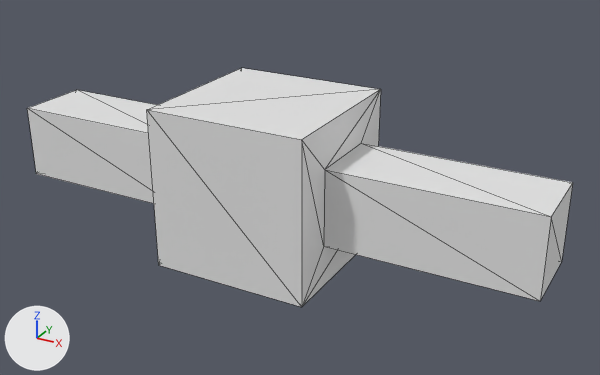
An edit to the glTF model assets/uwu.gltf, drawn before and after from the same camera.
Rendered twice from a 50 mm camera at (4.85, -8.04, 3.98) aimed at (0.35, 0.14, -0.11). The axes (+X, +Y, +Z) are drawn at lower left. The lights are the same throughout. Mesh edges are drawn as thin lines.

The scene before the commit, as lines of its bpy script (objects in view):
```python
me_cube = bpy.data.meshes.new('Cube')
me_cube.from_pydata(...)  # 24 vertices, 44 faces; spans x -3.47..3.47, y -1.0..1.0, z -1.0..1.0
me_cube.materials.append(mat_material)  # white #e7e7e7
ob_cube = bpy.data.objects.new('Cube', me_cube)
ob_cube.location = (0.0, 0.0, 0.0)
```
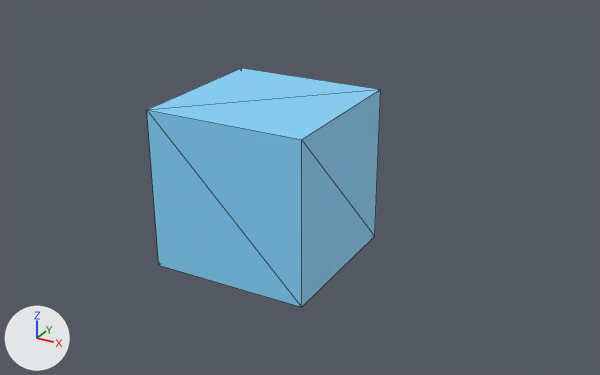
Pixel boxes [x1, y1, x2, y2] of what changed, in the pictures (600 x 375 px):
'Cube', reshaped (57% narrower)
    before: [27, 68, 573, 307]
    after: [147, 68, 381, 307]
part 1 of me_cube, cut back
    before: [302, 90, 573, 306]
    after: [302, 90, 381, 306]
part 2 of me_cube, cut back
    before: [27, 90, 157, 203]
part 3 of me_cube, recoloured
    both: [147, 68, 381, 307]

The change, as a list of edits to the scene's bpy script:
```text
Add mat_defaultmaterial:
    mat_defaultmaterial = bpy.data.materials.new('DefaultMaterial')
    mat_defaultmaterial.use_nodes = True; mat_defaultmaterial.node_tree.nodes.clear()
    _N = mat_defaultmaterial.node_tree.nodes; _L = mat_defaultmaterial.node_tree.links
    n0 = _N.new('ShaderNodeOutputMaterial'); n0.name = 'Material Output'
    n1 = _N.new('ShaderNodeBsdfPrincipled'); n1.name = 'Principled BSDF'
    n2 = _N.new('ShaderNodeVertexColor'); n2.name = 'Color Attribute'
    _L.new(n1.outputs[0], n0.inputs[0])  # 'BSDF' to 'Surface'
    _L.new(n2.outputs[0], n1.inputs[0])  # 'Color' to 'Base Color'
Change me_cube:
    used by ob_cube; location = (0.0, 0.0, 0.0)
    remove me_cube.from_pydata(...)  # 24 vertices, 44 faces; spans x -3.47..3.47, y -1.0..1.0, z -1.0..1.0
    add me_cube.from_pydata(...)  # 8 vertices, 12 faces; spans x -1.0..1.0, y -1.0..1.0, z -1.0..1.0
    me_cube part 1
    8 vertices are removed from x 1.0..3.47, y -0.48..0.48, z -0.48..0.48
    18 faces are deleted
    2 new faces join them
    me_cube part 2
    8 vertices are removed from x -3.47..-1.0, y -0.48..0.48, z -0.48..0.48
    18 faces are deleted
    2 new faces join them
    me_cube part 3: 8 faces spanning x -1.0..1.0, y -1.0..1.0, z -1.0..1.0 switch from mat_material (white #e7e7e7) to mat_defaultmaterial
```
